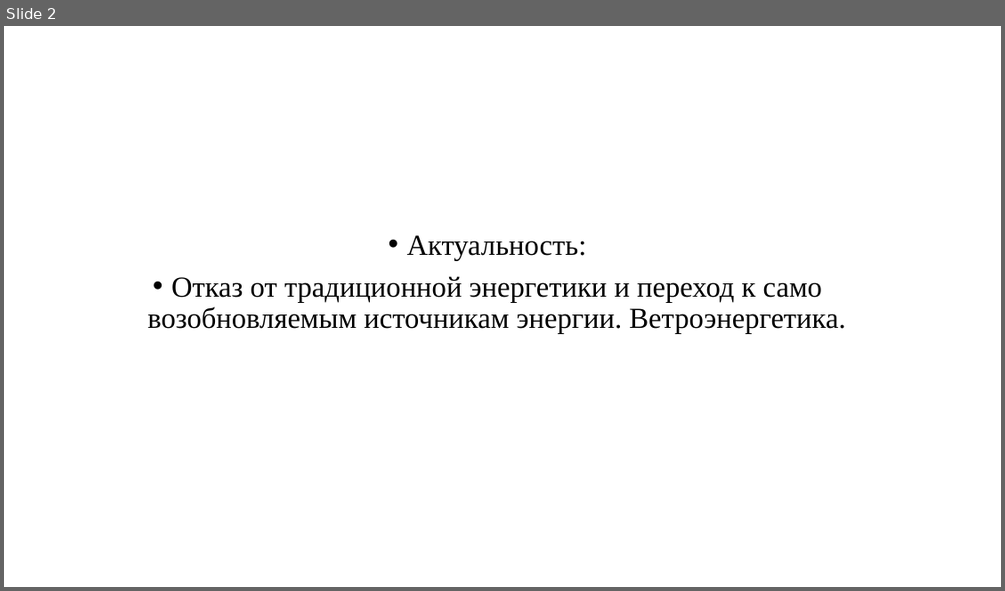
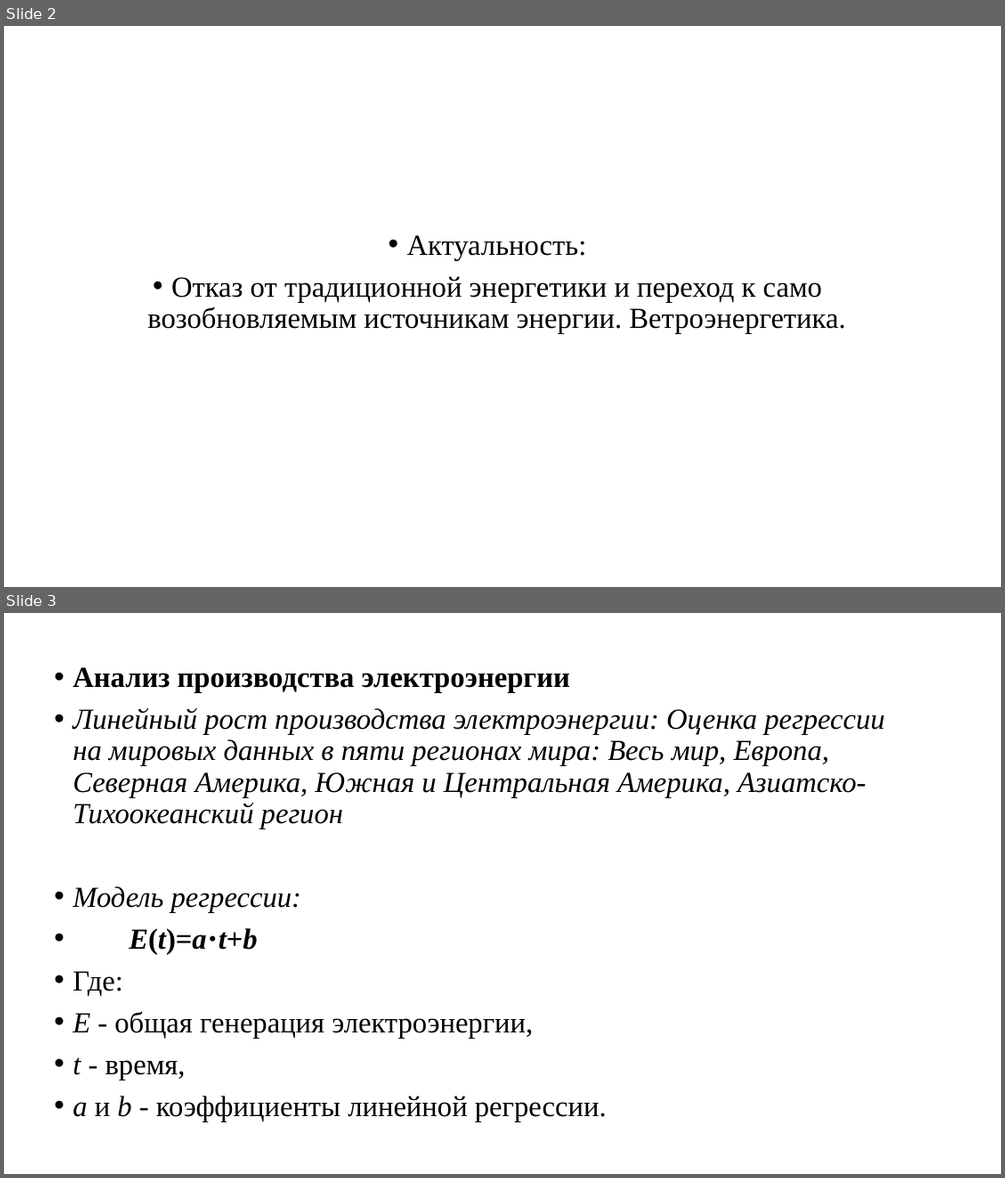
Before and after one commit to Misha1601/magistr, a slide deck: Конференции/Конференция 2023 осень/Никифоров Перспективы развития мировой вероэнергетики.pptx. Shown one above the other, each under a label of ours: slide 2 before the commit, slides 2 and 3 after it. The pictures are 1005x591 and 1005x1178 pixels, drawn with LibreOffice and Linux fonts; fonts in the diff are those of the drawing; background and template pictures are left out. Boxes give left, top, right and bottom in pixels: in the first picture for what was removed or moved away, otherwise in the second. Text is boxed around its words. In the diff, an @@ line names an element or a change of style, - is before the commit and + after.

```diff
--- a/Конференции/Конференция 2023 осень/Никифоров Перспективы развития мировой вероэнергетики.pptx
+++ b/Конференции/Конференция 2023 осень/Никифоров Перспективы развития мировой вероэнергетики.pptx
@@ slide 3 added at box(4, 613, 1001, 1174), background #FFFFFF @@
@@ subtitle added at box(73, 667, 884, 1121), 28 pt, text #000000, italic @@
+• Анализ производства электроэнергии
+• Линейный рост производства электроэнергии: Оценка регрессии на мировых данных в пяти регионах мира: Весь мир, Европа, Северная Америка, Южная и Центральная Америка, Азиатско-Тихоокеанский регион
+• Модель регрессии:
+• E(t)=a⋅t+b
+• Где:
+• E - общая генерация электроэнергии,
+• t - время,
+• a и b - коэффициенты линейной регрессии.
```
Also in this commit, not shown: 3 slides changed, 1 other slide added, 1 slide removed, 1 other file.
